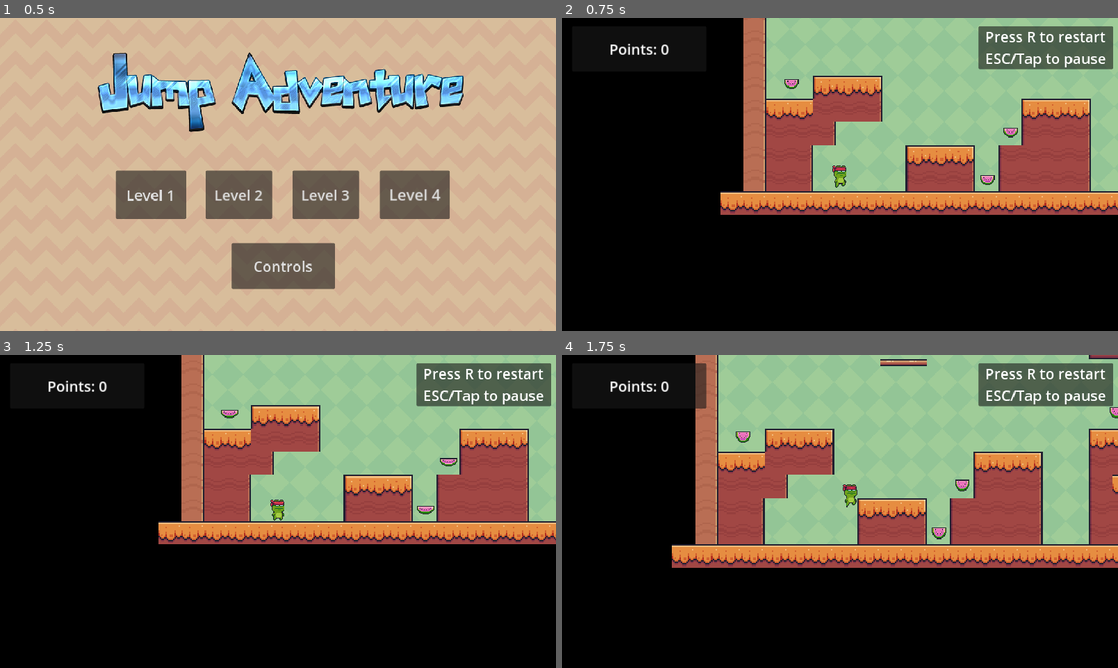
Above: before the commit, frames 1-4 (two rows, left to right).
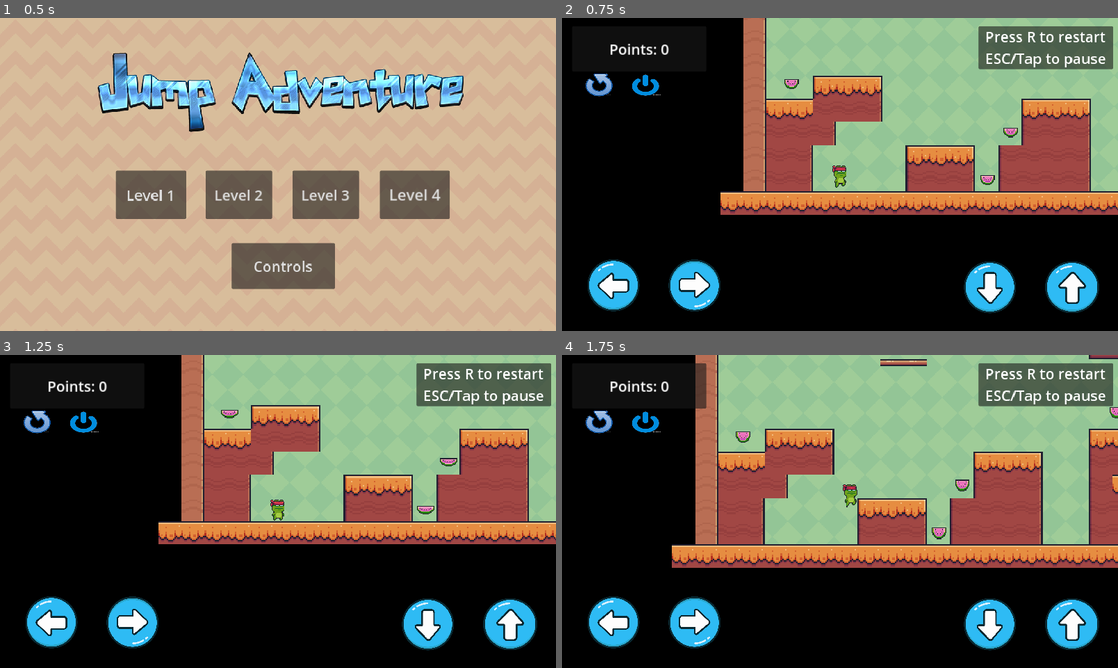
Above: after the commit, the same moments.

Repository: Omar-Munib/JumpAdventure
Game: Godot game, scene res://scenes/main_menu.tscn
The game is run twice, just before and just after one commit, with the same random seed, the same clock (stepped at 60 frames per second) and the same inputs.
Inputs:
- Up to frame 1 (0.5 s): no input
- Up to frame 2 (0.75 s): click "Level 2" at 0.5 s
- Up to frame 3 (1.25 s): no input
- Up to frame 4 (1.75 s): tap R (restart) at 1.25 s; hold D (right) from 1.28 s (still down); tap W (jump) at 1.52 s

Frame 1 is identical in both runs. In frame 2, 5.3% of the frame differs, in the area x 4-97%, y 17-95%; in frame 3, 5.3%; in frame 4, 5.3%.

Commit message:
restart and pause button for touch screens

Diff:
--- a/project.godot
+++ b/project.godot
@@ -58,6 +58,10 @@
 ]
 }
 
+[input_devices]
+
+pointing/emulate_touch_from_mouse=true
+
 [rendering]
 
 renderer/rendering_method="mobile"
--- a/scenes/level1.tscn
+++ b/scenes/level1.tscn
@@ -12,6 +12,7 @@
 [ext_resource type="PackedScene" uid="uid://hwfxl2uddg5x" path="res://scenes/hint_panel.tscn" id="10_5kyud"]
 [ext_resource type="PackedScene" uid="uid://cpwyej5q5idcx" path="res://scenes/touch_buttons_left_right.tscn" id="11_0xleu"]
 [ext_resource type="PackedScene" uid="uid://u1iw0ajhfulo" path="res://scenes/touch_buttons_up_down.tscn" id="12_8x0jk"]
+[ext_resource type="PackedScene" uid="uid://b20dwg2dk3a51" path="res://scenes/restart_and_pause_buttons.tscn" id="13_mg06p"]
 
 [sub_resource type="TileSetAtlasSource" id="TileSetAtlasSource_cbbsi"]
 texture = ExtResource("3_5brvw")
@@ -587,7 +588,10 @@
 offset_bottom = 104.0
 
 [node name="TouchButtonsLeftRight" parent="UI" instance=ExtResource("11_0xleu")]
-position = Vector2(49, 566)
+position = Vector2(49, 494)
 
 [node name="TouchButtonsUpDown" parent="UI" instance=ExtResource("12_8x0jk")]
-position = Vector2(950, 566)
+position = Vector2(829, 498)
+
+[node name="RestartAndPauseButtons" parent="UI" instance=ExtResource("13_mg06p")]
+position = Vector2(49, 116)
--- a/scenes/level2.tscn
+++ b/scenes/level2.tscn
@@ -12,6 +12,7 @@
 [ext_resource type="PackedScene" uid="uid://hwfxl2uddg5x" path="res://scenes/hint_panel.tscn" id="10_8usy6"]
 [ext_resource type="PackedScene" uid="uid://cpwyej5q5idcx" path="res://scenes/touch_buttons_left_right.tscn" id="11_jardt"]
 [ext_resource type="PackedScene" uid="uid://u1iw0ajhfulo" path="res://scenes/touch_buttons_up_down.tscn" id="12_oa54m"]
+[ext_resource type="PackedScene" uid="uid://b20dwg2dk3a51" path="res://scenes/restart_and_pause_buttons.tscn" id="13_0nj5i"]
 
 [sub_resource type="TileSetAtlasSource" id="TileSetAtlasSource_cbbsi"]
 texture = ExtResource("3_txal3")
@@ -649,7 +650,10 @@
 offset_bottom = 106.0
 
 [node name="TouchButtonsLeftRight" parent="UI" instance=ExtResource("11_jardt")]
-position = Vector2(49, 566)
+position = Vector2(49, 494)
 
 [node name="TouchButtonsUpDown" parent="UI" instance=ExtResource("12_oa54m")]
-position = Vector2(950, 566)
+position = Vector2(829, 498)
+
+[node name="RestartAndPauseButtons" parent="UI" instance=ExtResource("13_0nj5i")]
+position = Vector2(49, 115)
--- a/scenes/level3.tscn
+++ b/scenes/level3.tscn
@@ -13,6 +13,7 @@
 [ext_resource type="PackedScene" uid="uid://hwfxl2uddg5x" path="res://scenes/hint_panel.tscn" id="11_72250"]
 [ext_resource type="PackedScene" uid="uid://cpwyej5q5idcx" path="res://scenes/touch_buttons_left_right.tscn" id="12_48uqu"]
 [ext_resource type="PackedScene" uid="uid://u1iw0ajhfulo" path="res://scenes/touch_buttons_up_down.tscn" id="13_3ise0"]
+[ext_resource type="PackedScene" uid="uid://b20dwg2dk3a51" path="res://scenes/restart_and_pause_buttons.tscn" id="14_l4m4j"]
 
 [sub_resource type="TileSetAtlasSource" id="TileSetAtlasSource_cbbsi"]
 texture = ExtResource("3_gq7do")
@@ -722,13 +723,13 @@
 offset_left = 21.0
 offset_top = 17.0
 offset_right = 299.0
-offset_bottom = 111.0
+offset_bottom = 106.0
 
 [node name="PointsLabel" type="Label" parent="UI/Panel"]
 unique_name_in_owner = true
 layout_mode = 0
 offset_right = 278.0
-offset_bottom = 94.0
+offset_bottom = 89.0
 theme_override_font_sizes/font_size = 30
 text = "Points: 0"
 horizontal_alignment = 1
@@ -744,7 +745,10 @@
 offset_bottom = 112.0
 
 [node name="TouchButtonsLeftRight" parent="UI" instance=ExtResource("12_48uqu")]
-position = Vector2(49, 566)
+position = Vector2(49, 498)
 
 [node name="TouchButtonsUpDown" parent="UI" instance=ExtResource("13_3ise0")]
-position = Vector2(950, 566)
+position = Vector2(829, 498)
+
+[node name="RestartAndPauseButtons" parent="UI" instance=ExtResource("14_l4m4j")]
+position = Vector2(49, 112)
--- a/scenes/level4.tscn
+++ b/scenes/level4.tscn
@@ -17,6 +17,7 @@
 [ext_resource type="PackedScene" uid="uid://hwfxl2uddg5x" path="res://scenes/hint_panel.tscn" id="15_rj61y"]
 [ext_resource type="PackedScene" uid="uid://cpwyej5q5idcx" path="res://scenes/touch_buttons_left_right.tscn" id="16_j5qis"]
 [ext_resource type="PackedScene" uid="uid://u1iw0ajhfulo" path="res://scenes/touch_buttons_up_down.tscn" id="17_8jk0l"]
+[ext_resource type="PackedScene" uid="uid://b20dwg2dk3a51" path="res://scenes/restart_and_pause_buttons.tscn" id="18_t0ofw"]
 
 [sub_resource type="TileSetAtlasSource" id="TileSetAtlasSource_dpd61"]
 texture = ExtResource("3_8n05t")
@@ -1370,7 +1371,10 @@
 offset_bottom = 111.0
 
 [node name="TouchButtonsLeftRight" parent="UI" instance=ExtResource("16_j5qis")]
-position = Vector2(49, 566)
+position = Vector2(49, 498)
 
 [node name="TouchButtonsUpDown" parent="UI" instance=ExtResource("17_8jk0l")]
-position = Vector2(950, 566)
+position = Vector2(829, 498)
+
+[node name="RestartAndPauseButtons" parent="UI" instance=ExtResource("18_t0ofw")]
+position = Vector2(21, 117)
--- /dev/null
+++ b/scenes/restart_and_pause_buttons.tscn
@@ -0,0 +1,20 @@
+[gd_scene load_steps=3 format=3 uid="uid://b20dwg2dk3a51"]
+
+[ext_resource type="Texture2D" uid="uid://0mibbwmgc3m8" path="res://assets/restartButton-Photoroom.png" id="1_eklda"]
+[ext_resource type="Texture2D" uid="uid://c5220d3kbgpk6" path="res://assets/PauseButton-Photoroom.png" id="2_hl7du"]
+
+[node name="RestartAndPauseButtons" type="Node2D"]
+
+[node name="TouchScreenButton" type="TouchScreenButton" parent="."]
+texture_filter = 1
+scale = Vector2(0.259259, 0.205128)
+texture_normal = ExtResource("1_eklda")
+action = "restart"
+visibility_mode = 1
+
+[node name="TouchScreenButton2" type="TouchScreenButton" parent="."]
+position = Vector2(88, 0)
+scale = Vector2(0.313043, 0.219178)
+texture_normal = ExtResource("2_hl7du")
+action = "pause"
+visibility_mode = 1
--- a/scenes/touch_buttons_left_right.tscn
+++ b/scenes/touch_buttons_left_right.tscn
@@ -7,15 +7,15 @@
 
 [node name="LeftButton" type="TouchScreenButton" parent="."]
 texture_filter = 1
-scale = Vector2(0.125, 0.125)
+scale = Vector2(0.225, 0.225)
 texture_normal = ExtResource("1_k1c51")
 action = "left"
 visibility_mode = 1
 
 [node name="RightButton" type="TouchScreenButton" parent="."]
 texture_filter = 1
-position = Vector2(88, 0)
-scale = Vector2(0.125, 0.125)
+position = Vector2(168, 4)
+scale = Vector2(0.225, 0.225)
 texture_normal = ExtResource("2_hdjgw")
 action = "right"
 visibility_mode = 1
--- a/scenes/touch_buttons_up_down.tscn
+++ b/scenes/touch_buttons_up_down.tscn
@@ -7,15 +7,15 @@
 
 [node name="JumpButton" type="TouchScreenButton" parent="."]
 texture_filter = 1
-position = Vector2(88, 0)
-scale = Vector2(0.25, 0.25)
+position = Vector2(168, 0)
+scale = Vector2(0.46875, 0.449219)
 texture_normal = ExtResource("1_55ilv")
 action = "jump"
 visibility_mode = 1
 
 [node name="DownButton" type="TouchScreenButton" parent="."]
 texture_filter = 1
-scale = Vector2(0.125, 0.125)
+scale = Vector2(0.225, 0.225)
 texture_normal = ExtResource("2_0sqnd")
 action = "down"
 visibility_mode = 1
Binary file added: assets/PauseButton-Photoroom.png
Not shown, added: assets/PauseButton-Photoroom.png.import
Binary file added: assets/restartButton-Photoroom.png
Not shown, added: assets/restartButton-Photoroom.png.import
Not shown: 1 places in scenes/level1.tscn that only renumber resources
Not shown: 1 places in scenes/level2.tscn that only renumber resources
Not shown: 1 places in scenes/level3.tscn that only renumber resources
Not shown: 1 places in scenes/level4.tscn that only renumber resources
Not shown, changed: androidExport/jump_adventure.apk
Not shown, added: androidExport/jump_adventure.apk.idsig
